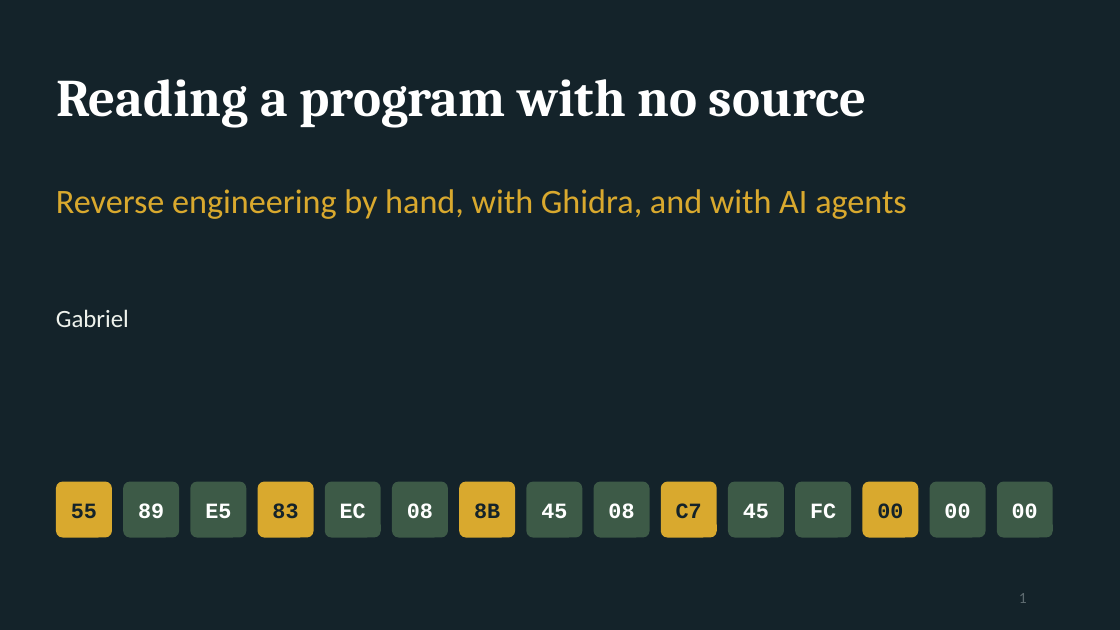
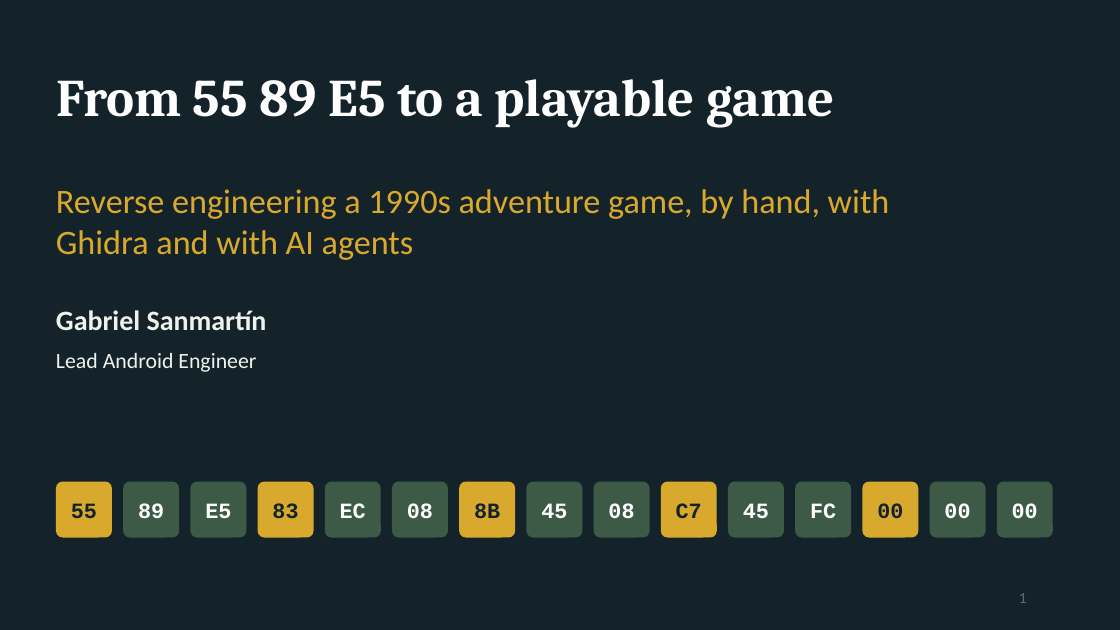
Before and after one commit to kelmer44/tesoro-stuff, a slide deck: slide 1 of prez/tesoro_talk.pptx. Drawn at 1120x630 pixels with LibreOffice and Linux fonts; fonts in the diff are those of the drawing. Boxes give left, top, right and bottom in pixels: in the first picture for what was removed or moved away, otherwise in the second. Text is boxed around its words. In the diff, an @@ line names an element or a change of style, - is before the commit and + after.

```diff
--- a/prez/tesoro_talk.pptx
+++ b/prez/tesoro_talk.pptx
@@ title at <box>56,79,835,128</box>: text changed @@
-Reading a program with no source
+From 55 89 E5 to a playable game
@@ text at <box>56,189,890,260</box>: text changed @@
-Reverse engineering by hand, with Ghidra, and with AI agents
+Reverse engineering a 1990s adventure game, by hand, with Ghidra and with AI agents
@@ text at <box>56,310,267,330</box>: text changed; size 16 to 18 pt; bold on @@
-Gabriel
+Gabriel Sanmartín
@@ text added at <box>56,353,256,372</box>, 14 pt, text #EEF2EC @@
+Lead Android Engineer
```
Also in this commit, not shown: 3 other slides changed, 9 other files.
